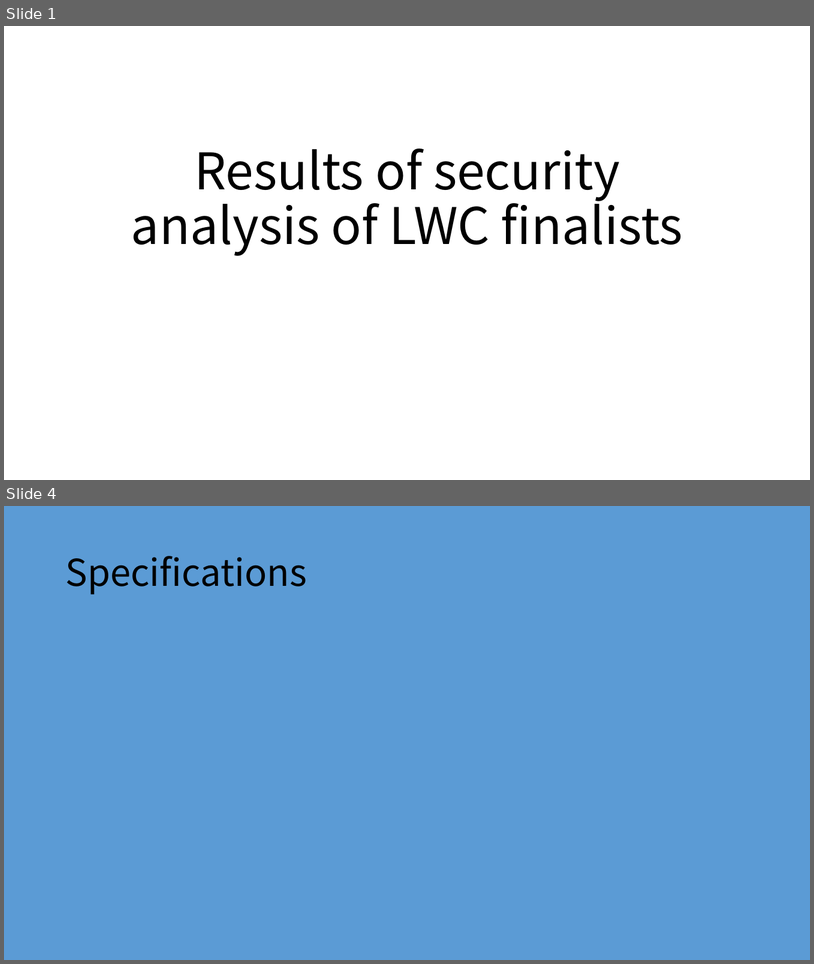
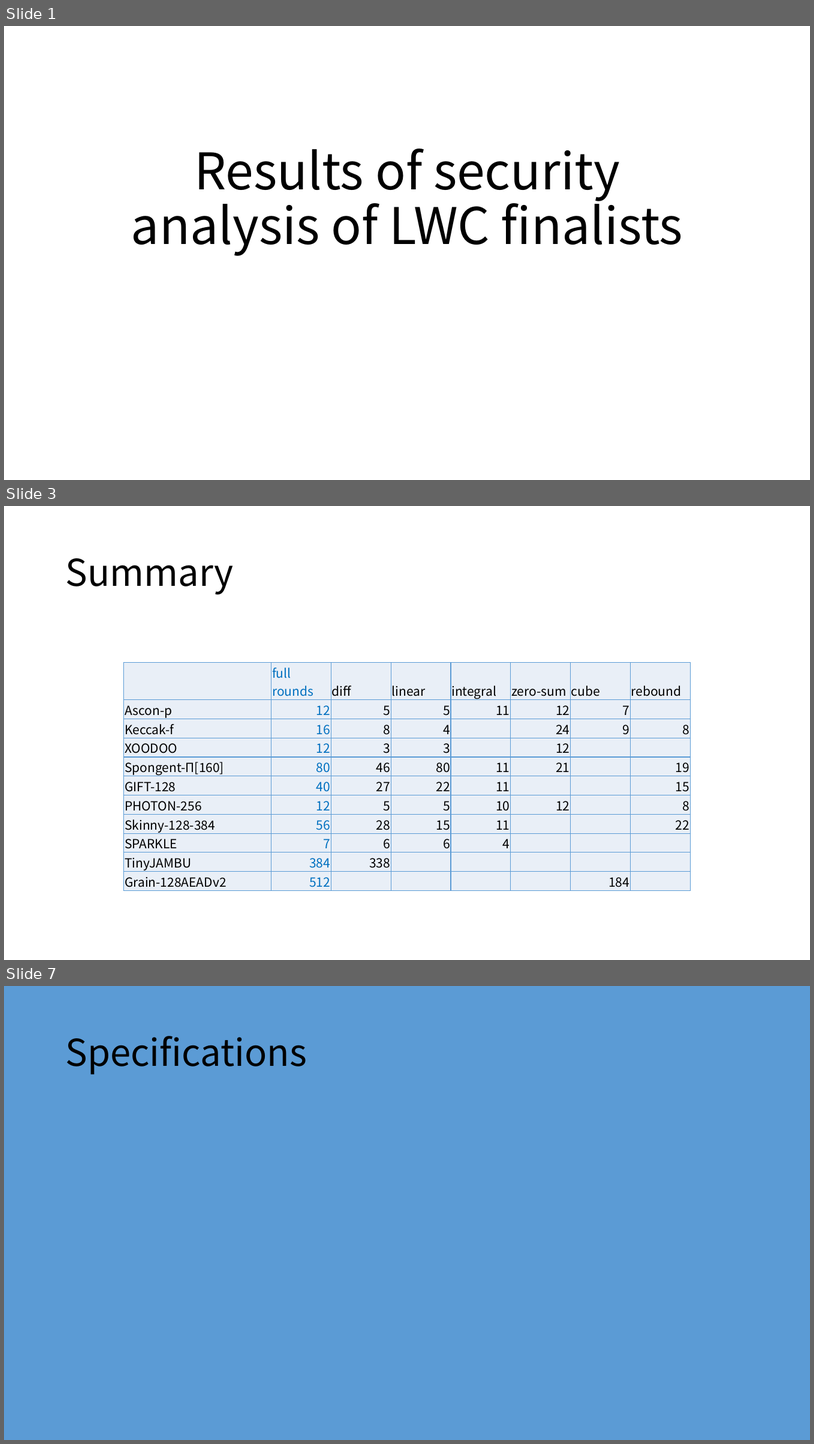
Before and after one commit to dtykira/LWC_finalists, a slide deck: round3.pptx. Shown one above the other, each under a label of ours: slides 1 and 4 before the commit, slides 1, 3 and 7 after it; the slides between them are not shown. The pictures are 814x964 and 814x1444 pixels, drawn with LibreOffice and Linux fonts; fonts in the diff are those of the drawing. Boxes give left, top, right and bottom in pixels: in the first picture for what was removed or moved away, otherwise in the second. Text is boxed around its words. In the diff, an @@ line names an element or a change of style, - is before the commit and + after.

```diff
--- a/round3.pptx
+++ b/round3.pptx
@@ slide 3 added at box(4, 506, 810, 960), background #FFFFFF @@
@@ title added at box(65, 558, 234, 595), 44 pt, text #000000 @@
+Summary
@@ table added at box(124, 662, 690, 889), 11 rows, 8 columns @@
+ | full rounds | diff | linear | integral | zero-sum | cube | rebound
+Ascon-p | 12 | 5 | 5 | 11 | 12 | 7 | 
+Keccak-f | 16 | 8 | 4 |  | 24 | 9 | 8
+XOODOO | 12 | 3 | 3 |  | 12 |  | 
+Spongent-Π[160] | 80 | 46 | 80 | 11 | 21 |  | 19
+GIFT-128 | 40 | 27 | 22 | 11 |  |  | 15
+PHOTON-256 | 12 | 5 | 5 | 10 | 12 |  | 8
+Skinny-128-384 | 56 | 28 | 15 | 11 |  |  | 22
+SPARKLE | 7 | 6 | 6 | 4 |  |  | 
+TinyJAMBU | 384 | 338 |  |  |  |  | 
+Grain-128AEADv2 | 512 |  |  |  |  | 184 | 
@@ what was slide 4 is now slide 7 @@
```
Also in this commit, not shown: 11 slides changed, 7 other slides added, 1 slide removed, 6 other files.
